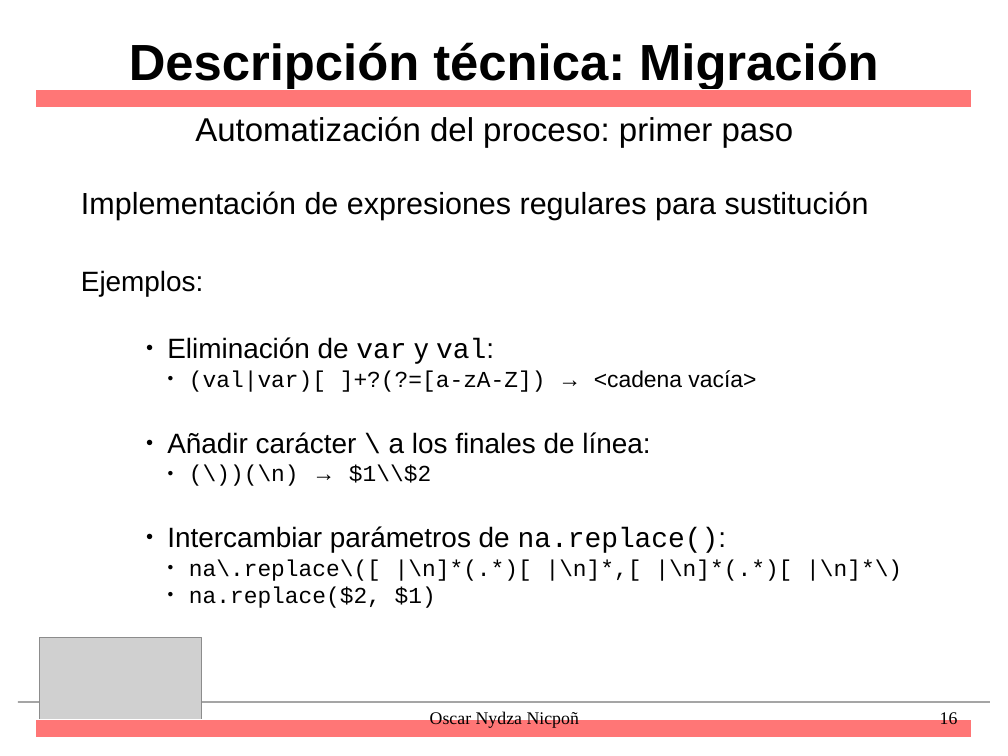
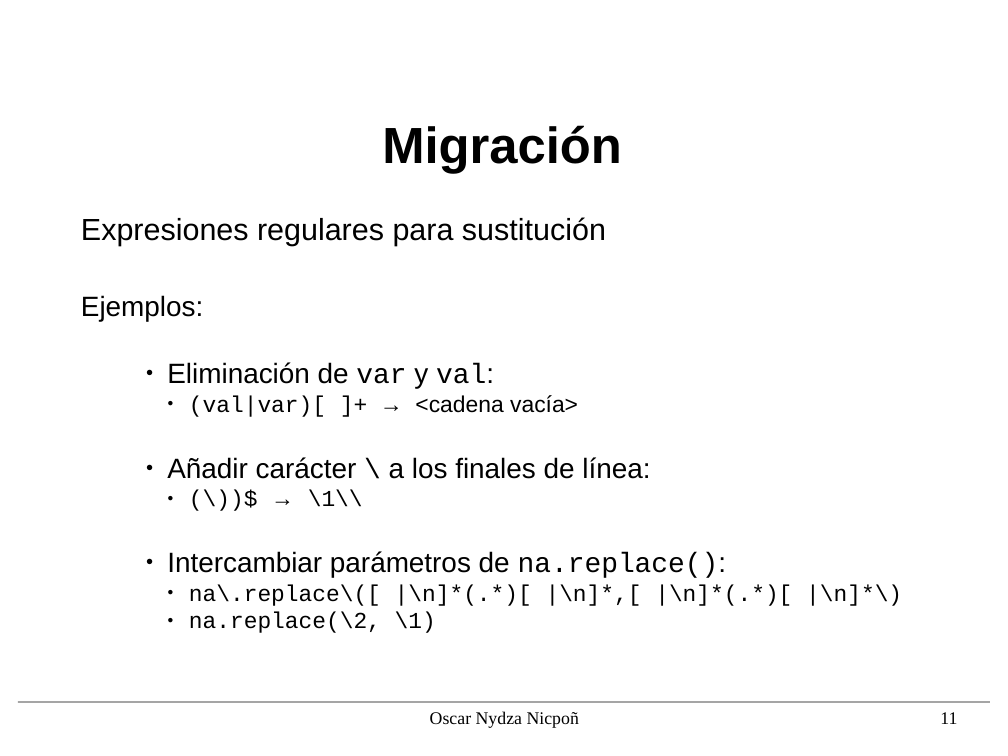
Before and after one commit to nipsn/Spark-TFG, a slide deck: slide 11 of presentacion/diapos.odp (slide 16 before the commit). Drawn at 1008x756 pixels with LibreOffice and Linux fonts; fonts in the diff are those of the drawing; grey boxes stand for pictures; background and template pictures are left out. Boxes give left, top, right and bottom in pixels: in the first picture for what was removed or moved away, otherwise in the second. Text is boxed around its words. In the diff, an @@ line names an element or a change of style, - is before the commit and + after.

```diff
--- a/presentacion/diapos.odp
+++ b/presentacion/diapos.odp
@@ rectangle removed at (x1=36, y1=90, x2=972, y2=108) @@
@@ text removed at (x1=195, y1=116, x2=794, y2=148) @@
-Automatización del proceso: primer paso
@@ title at (x1=382, y1=125, x2=622, y2=174): text changed @@
-Descripción técnica: Migración
+Migración
@@ text "Expresiones regulares para sustitución" moved from (x1=81, y1=191, x2=902, y2=608) to (x1=81, y1=217, x2=902, y2=633) @@
@@ text at (x1=81, y1=217, x2=606, y2=246): text changed @@
-Implementación de expresiones regulares para sustitución
+Expresiones regulares para sustitución
@@ text at (x1=189, y1=370, x2=756, y2=392): text changed; font Courier New to Arial @@
-        ● (val|var)[ ]+?(?=[a-zA-Z]) → <cadena vacía>
+        ● (val|var)[ ]+ → <cadena vacía>
@@ text at (x1=308, y1=490, x2=363, y2=507): text changed @@
-        ● (\))(\n) → $1\\$2
+        ● (\))$ → \1\\
@@ text at (x1=189, y1=612, x2=436, y2=633): text changed @@
-        ● na.replace($2, $1)
+        ● na.replace(\2, \1)
@@ picture removed at (x1=39, y1=638, x2=201, y2=731) @@
@@ page number at (x1=940, y1=712, x2=957, y2=724): text changed @@
-16
+11
@@ rectangle removed at (x1=36, y1=720, x2=972, y2=738) @@
```
Also in this commit, not shown: 12 other slides changed, 6 slides added, 6 slides removed, 3 other files.
